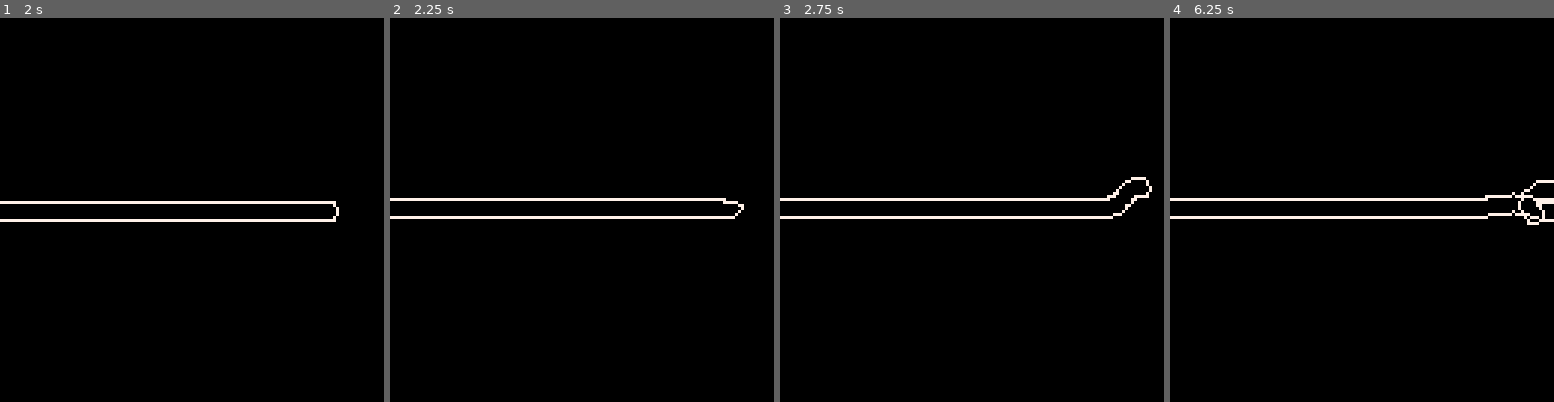
Above: before the commit, frames 1-4 (left to right).
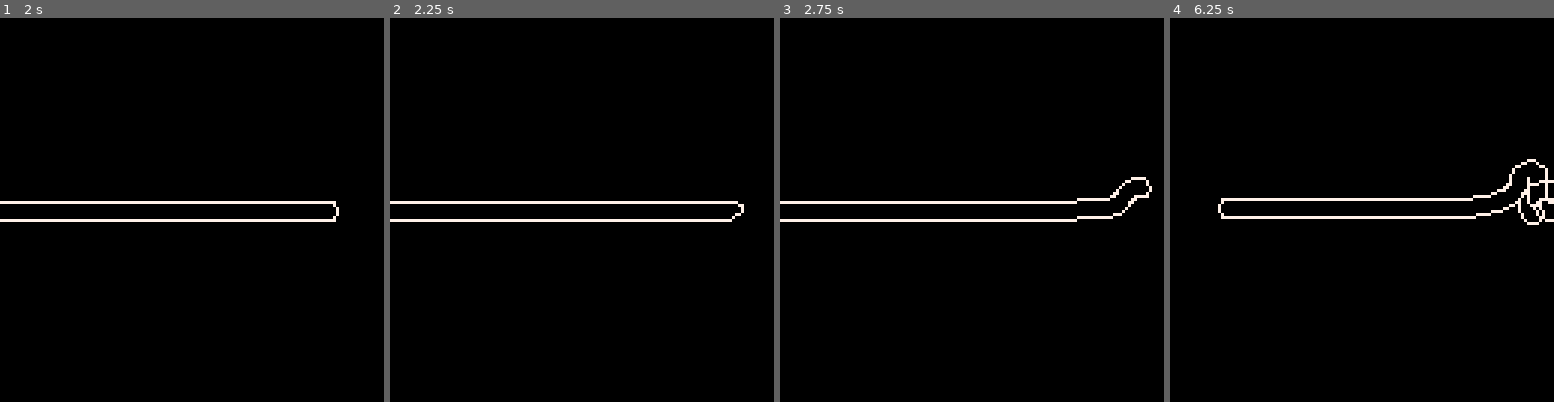
Above: after the commit, the same moments.

Repository: rbits0/pico8_snake_animation
Game: PICO-8 cartridge main.p8
Same seed, same stepped clock (60 frames per second), same inputs: the game is played once before the commit and once after it.
Inputs:
- Up to frame 1 (2 s): hold Right from 1.6 s (still down)
- Up to frame 2 (2.25 s): release Right at 2.1 s; hold Up from 2.15 s (still down)
- Up to frame 3 (2.75 s): release Up at 2.42 s; hold Right from 2.47 s (still down)
- Up to frame 4 (6.25 s): release Right at 3.03 s; hold Left 3.08-3.58 s; hold Down 3.63-3.97 s; hold Right 4.02-4.68 s; hold Up 4.73-5.03 s; hold Left 5.08-5.68 s; hold Down 5.73-6.03 s; hold Right from 6.08 s (still down)

Frame 1 is identical in both runs. In frame 2, 2.8% of the frame differs, in the area x 0-93%, y 46-54%; in frame 3, 2.4%; in frame 4, 1.0%.

Commit message:
Add angle constraints between points

Diff:
--- a/main.p8
+++ b/main.p8
@@ -3,14 +3,15 @@
 __lua__
 #include snake.lua
 #include vector.lua
+#include test.lua
 
 -- main.p8
 
 function _init()
     printh(" ")
+    run_tests()
 
-    -- snake = Snake.new(100, 64, 40, 2)
-    snake = Snake.new(100, 64, 160, 1)
+    snake = Snake.new(100, 64, 160, 1, 0.45)
     snake_girth = 3
     snake_lines = snake:get_outer_lines(3)
 end
--- a/snake.lua
+++ b/snake.lua
@@ -1,7 +1,7 @@
 -- snake.lua
 
 Snake = {
-    new = function(head_x, head_y, length, gap_size)
+    new = function(head_x, head_y, length, gap_size, min_angle)
         -- generate points
 
         local head = {head_x, head_y}
@@ -18,6 +18,7 @@
         local obj = {
             points = points,
             gap_size = gap_size,
+            min_angle = min_angle,
         }
 
         setmetatable(obj, { __index = function(table, key)
@@ -29,13 +30,20 @@
 
 
     constrain = function(self)
-        local prev = nil
+        local prev = self.points[1]
 
-        for curr in all(self.points) do
-            if prev != nil then
-                local end_p = scale_points_distance(prev, curr, self.gap_size)
-                curr[1] = end_p[1]
-                curr[2] = end_p[2]
+        for i=2, #self.points do
+            local curr = self.points[i]
+            local next = self.points[i + 1]
+
+            -- constrain distance
+            constrain_point(curr, prev, self.gap_size)
+
+            -- constrain angle
+            if next != nil then
+                local new_next = ensure_min_angle(curr, prev, next, self.min_angle)
+                next[1] = new_next[1]
+                next[2] = new_next[2]
             end
 
             prev = curr
@@ -96,3 +104,10 @@
         -- end
     end
 }
+
+
+function constrain_point(point, prev, distance)
+    local new_point = scale_points_distance(prev, point, distance)
+    point[1] = new_point[1]
+    point[2] = new_point[2]
+end
--- /dev/null
+++ b/test.lua
@@ -0,0 +1,36 @@
+-- test.lua
+
+
+function run_tests()
+    test_ensure_min_angle_1()
+
+    printh("Tests ran successfully")
+end
+
+
+function test_ensure_min_angle_1()
+    local center = {100, 100}
+    local point1 = {102, 98} -- 45 degrees (0.125 normalised)
+    local point2 = {102, 99} -- 26.6 degrees (0.0738 normalised)
+    -- 0.0512 difference
+
+    local magnitude1, angle1 = get_magnitude_and_direction(center, point1)
+    local magnitude2, angle2 = get_magnitude_and_direction(center, point2)
+    assert(angle1 == 0.125)
+    assert(roughly_equal(angle2, 0.0738, 0.001))
+
+    -- ensure 27 degrees min
+    local new_point2 = ensure_min_angle(center, point1, point2, 0.075)
+    local new_magnitude2, new_angle2 = get_magnitude_and_direction(center, new_point2)
+    assert(roughly_equal(
+        subtract_angle(angle1, new_angle2),
+        0.075,
+        0.001
+    ))
+end
+
+
+
+function roughly_equal(num1, num2, margin)
+    return abs(num1 - num2) < margin
+end
--- a/vector.lua
+++ b/vector.lua
@@ -53,3 +53,44 @@
 
     return {left_x, left_y}, {right_x, right_y}
 end
+
+
+-- returns angle1 if plane was rotated so that angle2 was 0 degrees
+function subtract_angle(angle1, angle2)
+    local difference = angle1 - angle2
+    if difference < 0 then
+        difference += 1
+    end
+
+    return difference
+end
+
+
+function add_angle(angle1, angle2)
+    local sum = angle1 + angle2
+    if sum > 1 then
+        sum -= 1
+    end
+
+    return sum
+end
+
+
+-- ensures that angle between the points is not less than min_angle
+-- returns new value for point2 (point1 doesn't move)
+function ensure_min_angle(center, point1, point2, min_angle)
+    local magnitude1, angle1 = get_magnitude_and_direction(center, point1)
+    local magnitude2, angle2 = get_magnitude_and_direction(center, point2)
+
+    local angle_between = subtract_angle(angle2, angle1)
+
+    if angle_between < min_angle then
+        angle_between = min_angle
+    elseif angle_between > 1 - min_angle then
+        angle_between = 1 - min_angle
+    end
+
+    local new_angle = add_angle(angle_between, angle1)
+    local new_point = get_end_point_from_vector(center, magnitude2, new_angle)
+    return new_point
+end
